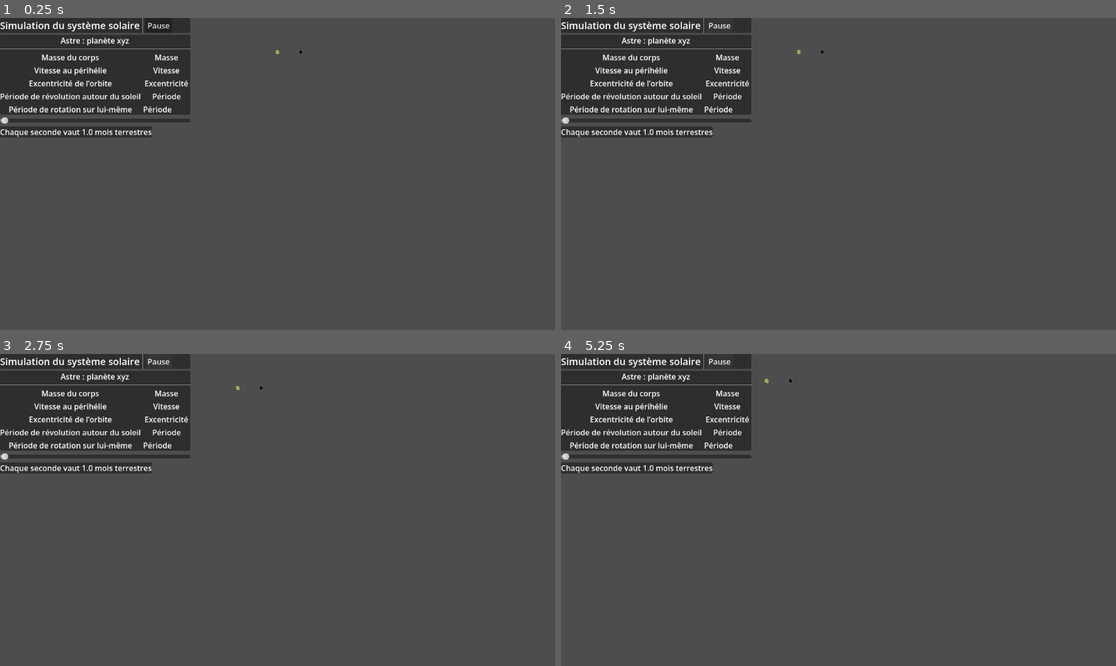
Above: before the commit, frames 1-4 (two rows, left to right).
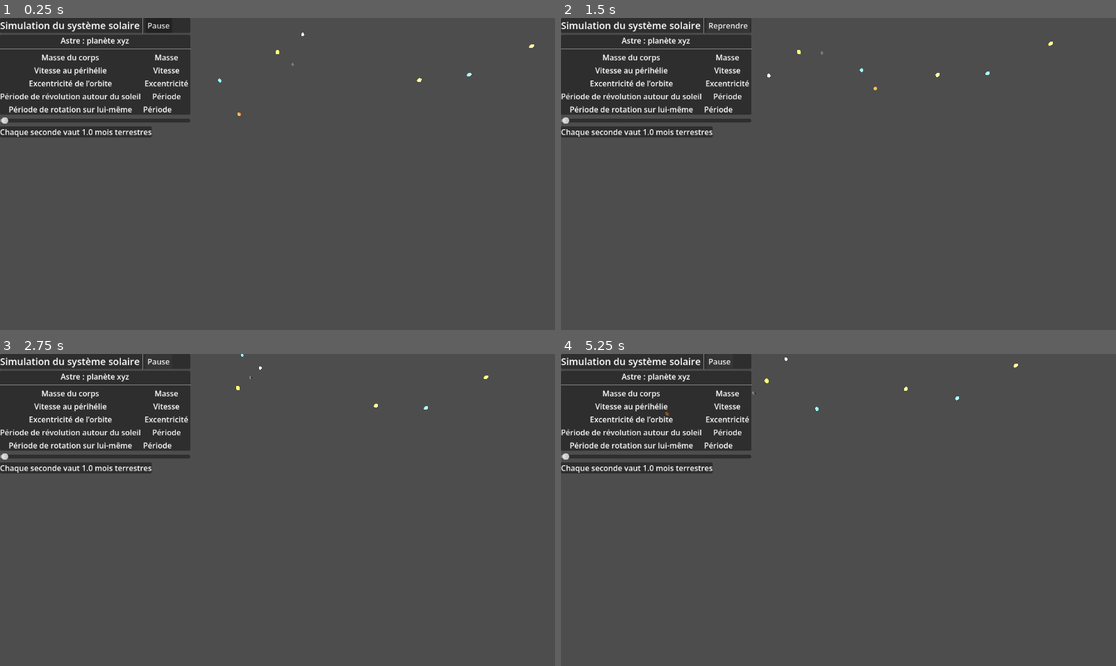
Above: after the commit, the same moments.

Repository: adorion25/Systeme_solaire
Game: Godot game, scene res://node_3d.tscn
Same seed, same stepped clock (60 frames per second), same inputs: the game is played once before the commit and once after it.
Inputs:
- Up to frame 1 (0.25 s): no input
- Up to frame 2 (1.5 s): tap Enter at 0.5 s; hold D (Droite) 0.53-1.25 s; hold S (Derrière) 0.53-1.25 s; click "Pause" at 1.25 s
- Up to frame 3 (2.75 s): click "Pause" (after the commit: "Reprendre") at 2 s
- Up to frame 4 (5.25 s): hold X (Inclinaison_bas) 2.78-3.53 s; tap W (Devant) at 2.85, 4.35 s; hold D (Droite) 3.53-4.28 s; hold S (Derrière) 3.53-4.28 s; hold Z (Inclinaison_haut) 4.28-5.03 s; hold A (Gauche) from 5.03 s (still down); hold S (Derrière) from 5.03 s (still down)

The runs differ from the first frame. In frame 1, less than 0.1% of the frame differs, in the area x 39-97%, y 4-32%; in frame 2, 0.1%, in the area x 27-89%, y 1-24%; in frame 3, less than 0.1%; in frame 4, less than 0.1%.
Error before the commit: Parse Error: Identifier "astre_clique" not declared in the current scope. (res://interface.gd:18)

Commit message:
Réglage de problèmes

Diff:
--- a/cysstaim-çolèrre/astres_script.gd
+++ b/cysstaim-çolèrre/astres_script.gd
@@ -36,7 +36,7 @@
 
 var pause : bool
 
-var echelle_temps : float = 2629756.8
+var echelle_temps : float = 1
 
 # Called when the node enters the scene tree for the first time.
 func _ready() -> void:
--- a/cysstaim-çolèrre/interface.gd
+++ b/cysstaim-çolèrre/interface.gd
@@ -15,14 +15,15 @@
 
 
 func _process(delta:float) -> void:
-	if astre_clique != null:
-		nom_astre.text = str(astre_clique.var)
-		masse_du_corps.text = str(astre_clique.var)
-		vitesse_au_perihelie.text = str(astre_clique.var)
-		excentricite_de_lorbite.text = str(astre_clique.var)
-		periode_revolution_autour_soleil.text = str(astre_clique.var)
-		periode_rotation_sur_soi.text = str(astre_clique.var)
-	vitesse_simulation.text = str(astre_clique.var)
+	pass
+	#if astre_clique != null:
+		#nom_astre.text = str(astre_clique.var)
+		#masse_du_corps.text = str(astre_clique.var)
+		#vitesse_au_perihelie.text = str(astre_clique.var)
+		#excentricite_de_lorbite.text = str(astre_clique.var)
+		#periode_revolution_autour_soleil.text = str(astre_clique.var)
+		#periode_rotation_sur_soi.text = str(astre_clique.var)
+	#vitesse_simulation.text = str(astre_clique.var)
 
 func changer_mode_pause(mode_pause : bool) -> void:
 	"""Change l'état de pause à chacun des astres
--- a/cysstaim-çolèrre/node_3d.tscn
+++ b/cysstaim-çolèrre/node_3d.tscn
@@ -25,7 +25,6 @@
 environment = SubResource("Environment_4xowi")
 
 [node name="Camera3D" type="Camera3D" parent="Environment_camera" unique_id=1026225519]
-
 transform = Transform3D(1, 0, 0, 0, 0.8660254, -0.5, 0, 0.5, 0.8660254, 0, -450, 250)
 script = ExtResource("1_6iypd")
 
@@ -36,7 +35,7 @@
 
 [node name="DirectionalLight3D" type="DirectionalLight3D" parent="Environment_camera" unique_id=357668207]
 transform = Transform3D(0.9606291, -0.06945949, -0.26901132, -0.21026042, 0.45115748, -0.867322, 0.18161023, 0.8897372, 0.41879043, 0, 100, 100)
-light_energy = 0.2
+light_energy = 10.469
 
 [node name="Soleil" parent="." unique_id=138507453 node_paths=PackedStringArray("interface", "Soleil", "Mercure", "Venus", "Terre", "Mars", "Jupiter", "Saturne", "Uranus", "Neptune") instance=ExtResource("1_4arys")]
 interface = NodePath("../Interface")
@@ -233,7 +232,7 @@
 Saturne = NodePath("../Saturne")
 Uranus = NodePath("../Uranus")
 Neptune = NodePath(".")
-masse_corps = 1.0199999999999999e+26
+masse_corps = 1.02e+26
 periode = 5210000000.0
 periode_relative = 659.164
 position_initiale = Vector3(4420000000000, -758000000000, -94200000000)
